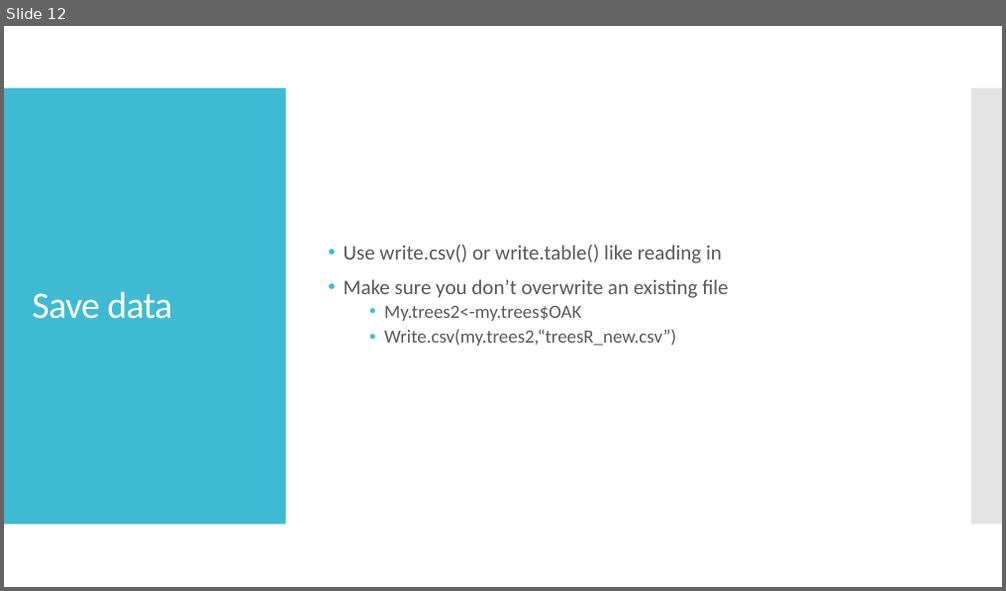
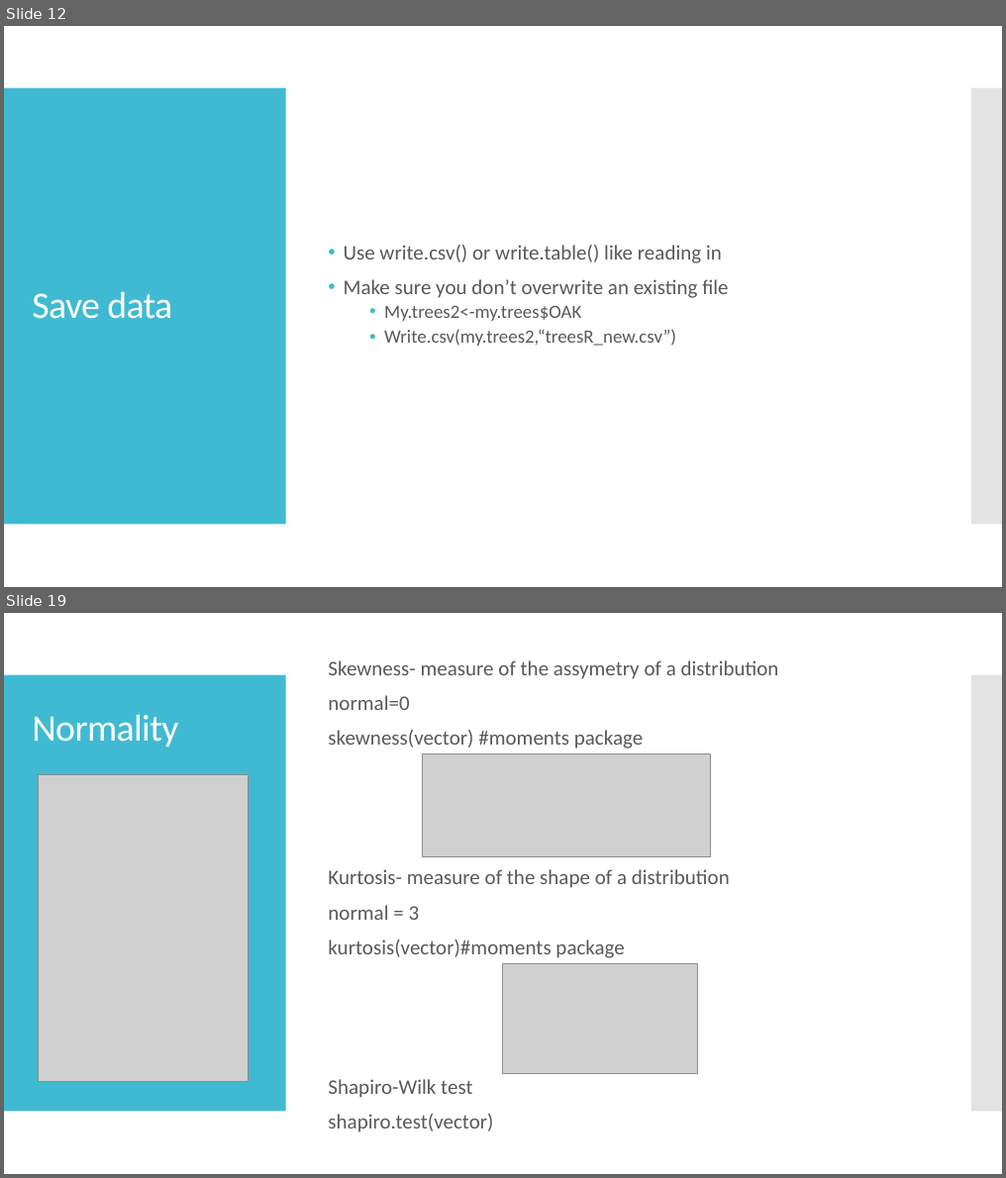
Before and after one commit to jyanglab/labworkshop, a slide deck: largedata/Zhikai_R_05_24.pptx. Shown one above the other, each under a label of ours: slide 12 before the commit, slides 12 and 19 after it; the slides between them are not shown. The pictures are 1006x591 and 1006x1178 pixels, drawn with LibreOffice and Linux fonts; fonts in the diff are those of the drawing; grey boxes stand for pictures. Boxes give left, top, right and bottom in pixels: in the first picture for what was removed or moved away, otherwise in the second. Text is boxed around its words. In the diff, an @@ line names an element or a change of style, - is before the commit and + after.

```diff
--- a/largedata/Zhikai_R_05_24.pptx
+++ b/largedata/Zhikai_R_05_24.pptx
@@ slide 19 added at (4, 613, 1002, 1174), background #FFFFFF; not listed: 2 template elements that a slide beside it also shows @@
@@ text added at (328, 661, 779, 1133), 20 pt, text #595959 @@
+Skewness- measure of the assymetry of a distribution
+normal=0
+skewness(vector) #moments package
+Kurtosis- measure of the shape of a distribution
+normal = 3
+kurtosis(vector)#moments package
+Shapiro-Wilk test
+shapiro.test(vector)
@@ title added at (32, 714, 178, 747), 36 pt, text #FFFFFF @@
+Normality
@@ picture added at (423, 754, 711, 857) @@
@@ picture added at (39, 774, 249, 1081) @@
@@ picture added at (503, 964, 698, 1074) @@
```
Also in this commit, not shown: 36 other slides added, 2 other files.
